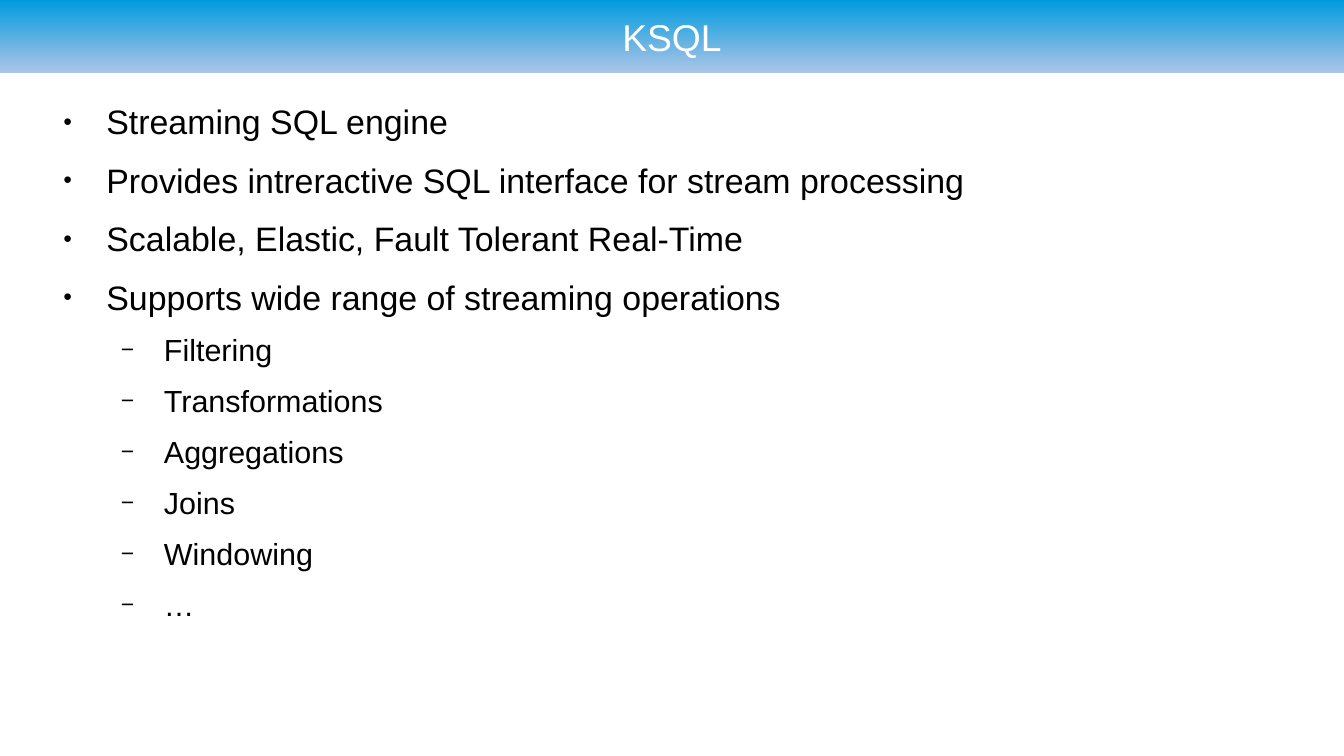
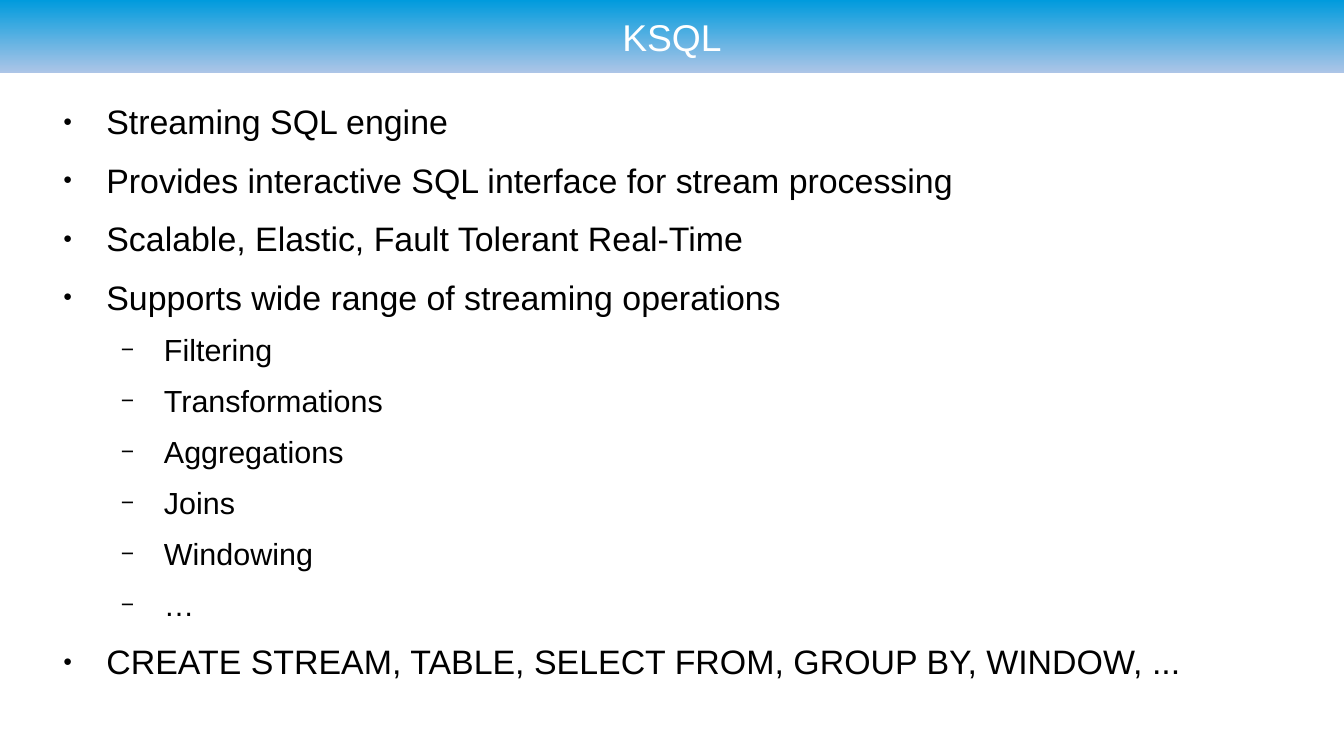
Before and after one commit to ryzlab/kafka-kompetensdag, a slide deck: slide 33 of doc/presentation.odp (slide 43 before the commit). Drawn at 1344x756 pixels with LibreOffice and Linux fonts; fonts in the diff are those of the drawing; background and template pictures are left out. Boxes give left, top, right and bottom in pixels: in the first picture for what was removed or moved away, otherwise in the second. Text is boxed around its words. In the diff, an @@ line names an element or a change of style, - is before the commit and + after.

```diff
--- a/doc/presentation.odp
+++ b/doc/presentation.odp
@@ text at [106,168,953,199]: text changed @@
-● Provides intreractive SQL interface for stream processing
+● Provides interactive SQL interface for stream processing
@@ text at [106,650,1142,679]: paragraph added @@
+● CREATE STREAM, TABLE, SELECT FROM, GROUP BY, WINDOW, ...
```
Also in this commit, not shown: 17 other slides changed, 2 slides added.
